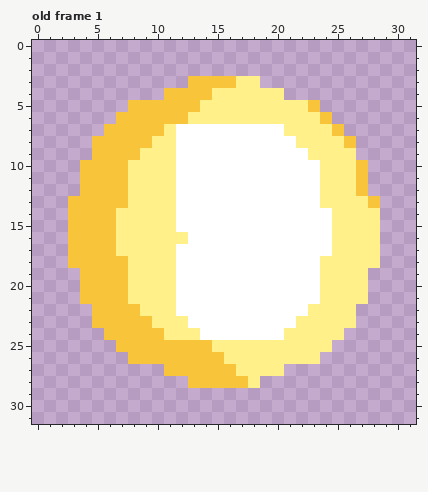
A pixel-art file gets an edit: assets/sprites/Weapons/Laser Bullet.aseprite. Above is the file before it was changed.
32x32 pixels, 1 frame. Shown: old frame 1. The commit also changed other frames, which this record leaves out.
And afterwards:
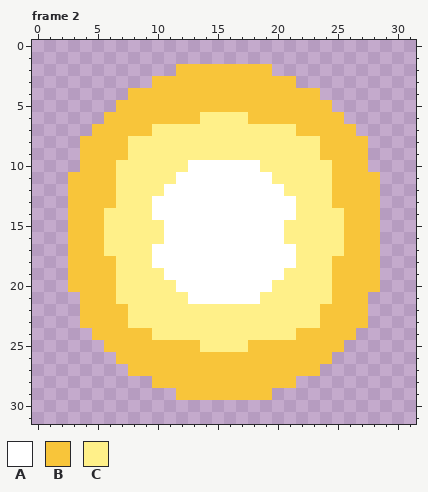
Palette (. is transparent): A #ffffff  B #f8c53a  C #fff089
A new or re-ordered frame is compared with the old frame closest to it.
Edits made:
frames 1 -> 4
--- frame 2 is new; against old frame 1
@@ x 0..31 @@
  1 ................................
- 2 ................................
- 3 .............BBBBCC.............
- 4 ...........BBBBCCCCCC...........
- 5 ........BBBBBBCCCCCCCCCB........
- 6 .......BBBBBBCCCCCCCCCCCB.......
- 7 ......BBBBBCAAAAAAAAACCCCB......
- 8 .....BBBBBCCAAAAAAAAAACCCCB.....
- 9 .....BBBBCCCAAAAAAAAAAACCCC.....
-10 ....BBBBCCCCAAAAAAAAAAAACCCB....
-11 ....BBBBCCCCAAAAAAAAAAAACCCB....
-12 ....BBBBCCCCAAAAAAAAAAAACCCB....
-13 ...BBBBBCCCCAAAAAAAAAAAACCCCB...
-14 ...BBBBCCCCCAAAAAAAAAAAAACCCC...
-15 ...BBBBCCCCCAAAAAAAAAAAAACCCC...
-16 ...BBBBCCCCCCAAAAAAAAAAAACCCC...
-17 ...BBBBCCCCCAAAAAAAAAAAAACCCC...
-18 ...BBBBBCCCCAAAAAAAAAAAACCCCC...
-19 ....BBBBCCCCAAAAAAAAAAAACCCC....
-20 ....BBBBCCCCAAAAAAAAAAAACCCC....
-21 ....BBBBCCCCAAAAAAAAAAAACCCC....
-22 .....BBBBCCCAAAAAAAAAAACCCC.....
-23 .....BBBBBCCCAAAAAAAAACCCCC.....
-24 ......BBBBBCCCAAAAAAACCCCC......
-25 .......BBBBBBBBCCCCCCCCCC.......
-26 ........BBBBBBBBCCCCCCCC........
-27 ...........BBBBBBCCCC...........
-28 .............BBBBBC.............
-29 ................................
+ 2 ............BBBBBBBB............
+ 3 ..........BBBBBBBBBBBB..........
+ 4 ........BBBBBBBBBBBBBBBB........
+ 5 .......BBBBBBBBBBBBBBBBBB.......
+ 6 ......BBBBBBBBCCCCBBBBBBBB......
+ 7 .....BBBBBCCCCCCCCCCCCBBBBB.....
+ 8 ....BBBBCCCCCCCCCCCCCCCCBBBB....
+ 9 ....BBBBCCCCCCCCCCCCCCCCBBBB....
+10 ....BBBCCCCCCAAAAAACCCCCCBBB....
+11 ...BBBBCCCCCAAAAAAAACCCCCBBBB...
+12 ...BBBBCCCCAAAAAAAAAACCCCBBBB...
+13 ...BBBBCCCAAAAAAAAAAAACCCBBBB...
+14 ...BBBCCCCAAAAAAAAAAAACCCCBBB...
+15 ...BBBCCCCCAAAAAAAAAACCCCCBBB...
+16 ...BBBCCCCCAAAAAAAAAACCCCCBBB...
+17 ...BBBCCCCAAAAAAAAAAAACCCCBBB...
+18 ...BBBBCCCAAAAAAAAAAAACCCBBBB...
+19 ...BBBBCCCCAAAAAAAAAACCCCBBBB...
+20 ...BBBBCCCCCAAAAAAAACCCCCBBBB...
+21 ....BBBCCCCCCAAAAAACCCCCCBBB....
+22 ....BBBBCCCCCCCCCCCCCCCCBBBB....
+23 ....BBBBCCCCCCCCCCCCCCCCBBBB....
+24 .....BBBBBCCCCCCCCCCCCBBBBB.....
+25 ......BBBBBBBBCCCCBBBBBBBB......
+26 .......BBBBBBBBBBBBBBBBBB.......
+27 ........BBBBBBBBBBBBBBBB........
+28 ..........BBBBBBBBBBBB..........
+29 ............BBBBBBBB............
 30 ................................
Boxes around the changes in both pictures, in picture pixels (x1, y1, x2, y2):
changed: (68, 64, 380, 400)
